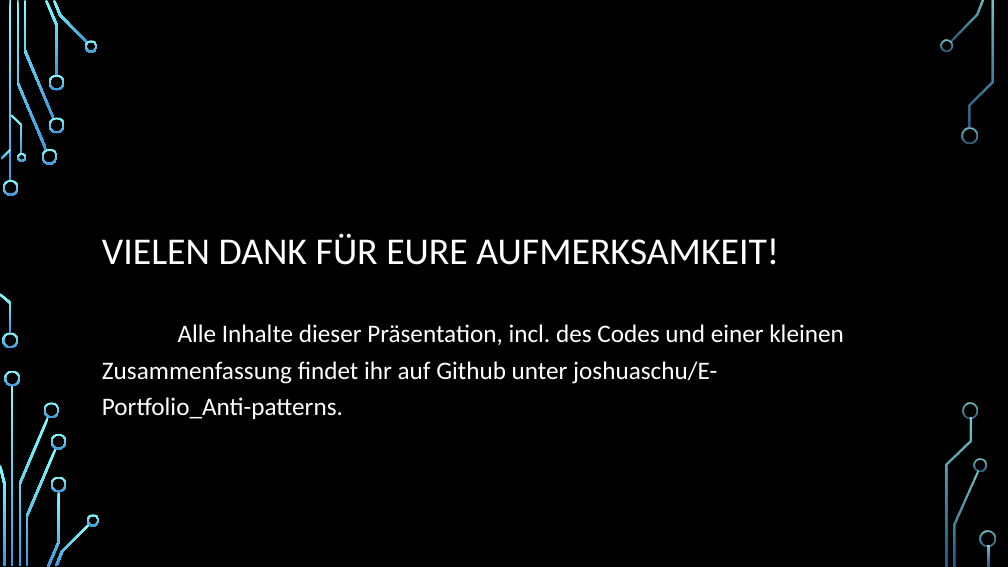
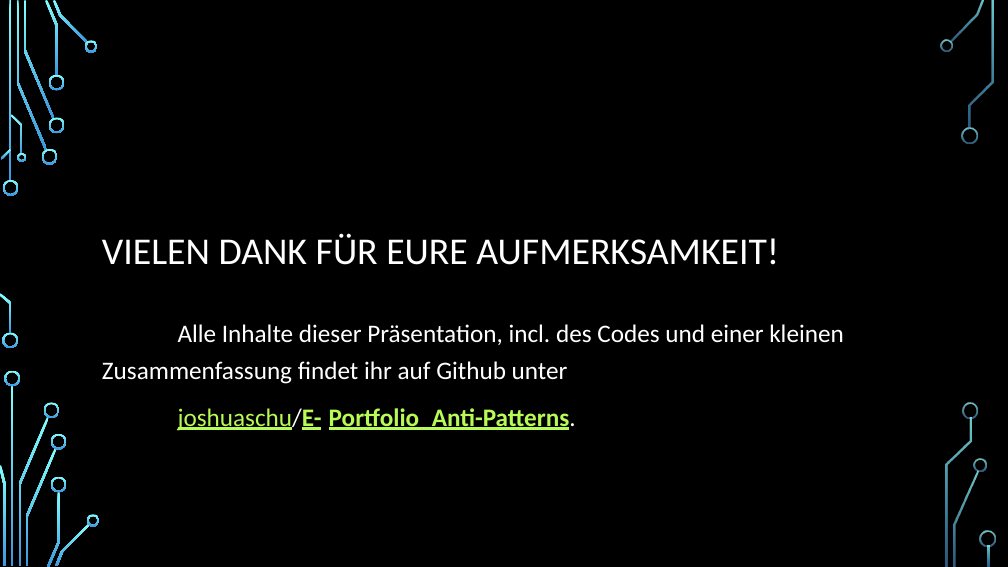
Before and after one commit to joshuaschu/E-Portfolio_Anti-Patterns, a slide deck: slide 17 of Anti-Patterns.pptx (slide 16 before the commit). Drawn at 1008x567 pixels with LibreOffice and Linux fonts; fonts in the diff are those of the drawing; background and template pictures are left out. Boxes give left, top, right and bottom in pixels: in the first picture for what was removed or moved away, otherwise in the second. Text is boxed around its words. In the diff, an @@ line names an element or a change of style, - is before the commit and + after.

```diff
--- a/Anti-Patterns.pptx
+++ b/Anti-Patterns.pptx
@@ text at box(102, 324, 843, 431): text changed @@
-Alle Inhalte dieser Präsentation, incl. des Codes und einer kleinen Zusammenfassung findet ihr auf Github unter joshuaschu/E- Portfolio_Anti-patterns.
+Alle Inhalte dieser Präsentation, incl. des Codes und einer kleinen Zusammenfassung findet ihr auf Github unter
+joshuaschu/E- Portfolio_Anti-Patterns.
```
Also in this commit, not shown: 3 other slides changed, 1 slide added.
